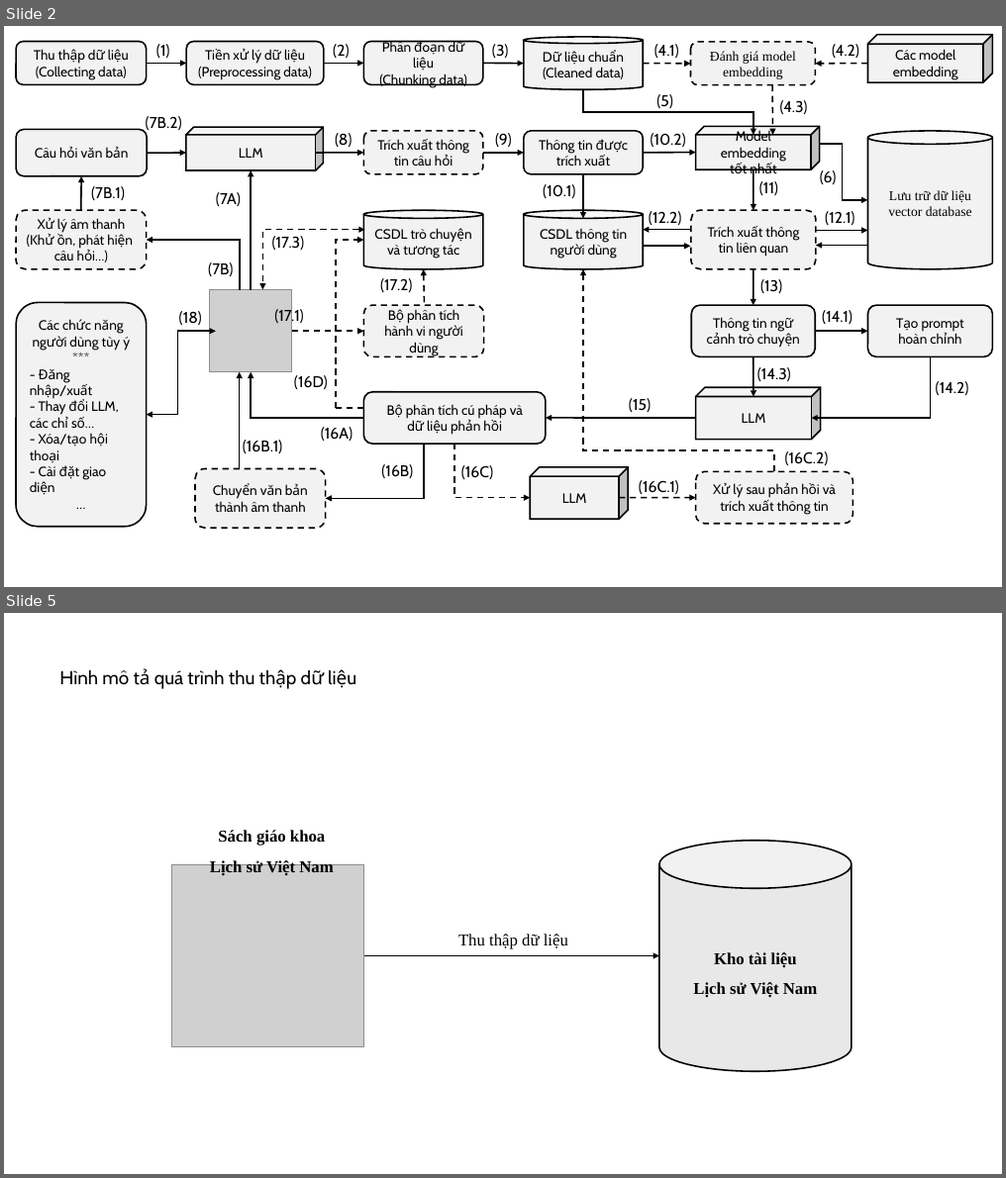
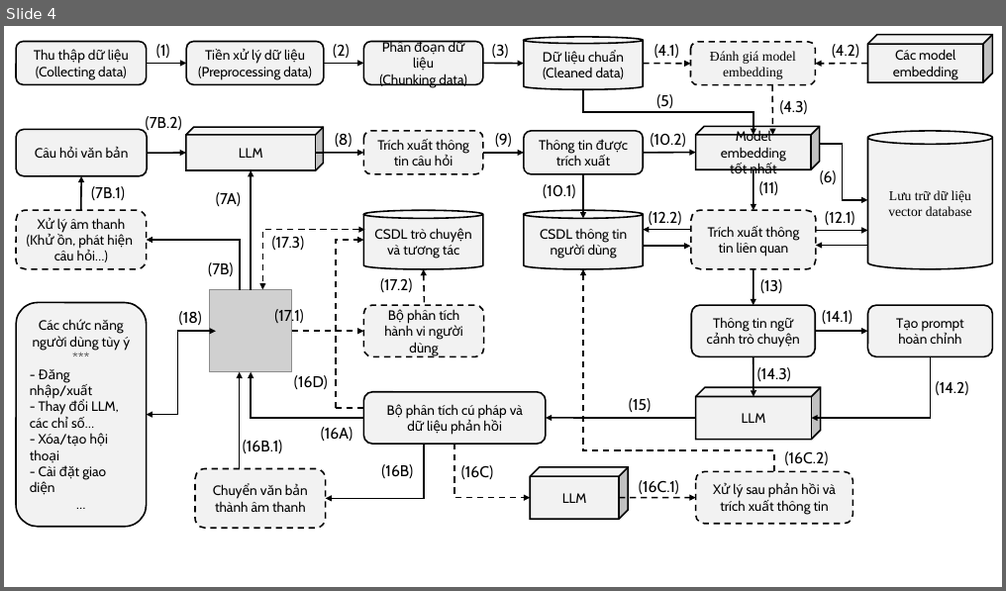
Before and after one commit to ngovanuc/Vietnamese_History_Chatbot, a slide deck: documents/hinh_ve_trong_cao_cao_do_an.pptx. Shown one above the other, each under a label of ours: slides 2 and 5 before the commit, slide 4 after it; the slides between them are not shown. The pictures are 1006x1178 and 1006x591 pixels, drawn with LibreOffice and Linux fonts; fonts in the diff are those of the drawing; grey boxes stand for pictures. Boxes give left, top, right and bottom in pixels: in the first picture for what was removed or moved away, otherwise in the second. Text is boxed around its words. In the diff, an @@ line names an element or a change of style, - is before the commit and + after.

```diff
--- a/documents/hinh_ve_trong_cao_cao_do_an.pptx
+++ b/documents/hinh_ve_trong_cao_cao_do_an.pptx
@@ slide 5 removed at (4,613,1002,1174), background #FFFFFF @@
@@ text removed at (59,669,255,689) @@
-Hình mô tả quá trình thu thập dữ liệu
@@ text removed at (210,830,333,876) @@
-Sách giáo khoa
-Lịch sử Việt Nam
@@ cylinder removed at (659,841,852,1072) @@
-Kho tài liệu
-Lịch sử Việt Nam
@@ picture removed at (172,864,364,1048) @@
@@ text removed at (458,934,568,950) @@
-Thu thập dữ liệu
@@ arrow removed from (364, 956) to (659, 956) @@
@@ what was slide 2 is now slide 4 @@
```
Also in this commit, not shown: 2 slides changed, 8 slides added, 3 other slides removed, 1 other file.
